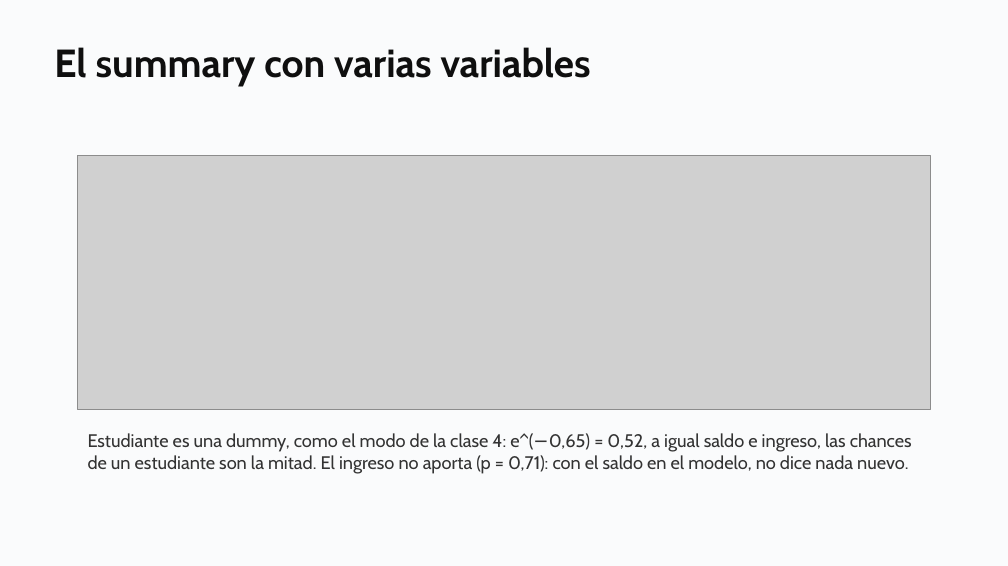
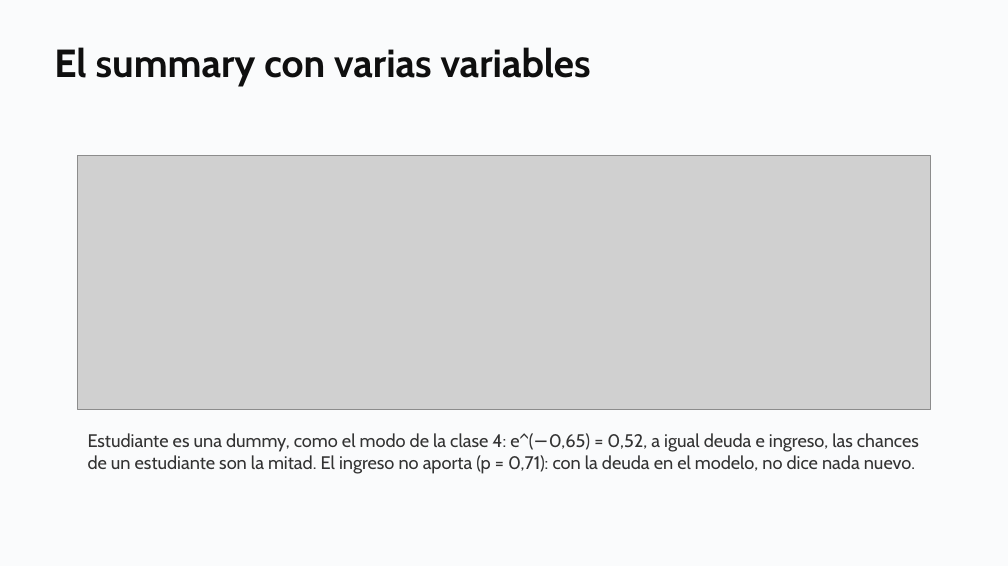
Before and after one commit to daniopitz/diplomado-cdd, a slide deck: slide 20 of presentaciones/clase06_regresion_logistica.pptx. Drawn at 1008x566 pixels with LibreOffice and Linux fonts; fonts in the diff are those of the drawing; grey boxes stand for pictures. Boxes give left, top, right and bottom in pixels: in the first picture for what was removed or moved away, otherwise in the second. Text is boxed around its words. In the diff, an @@ line names an element or a change of style, - is before the commit and + after.

```diff
--- a/presentaciones/clase06_regresion_logistica.pptx
+++ b/presentaciones/clase06_regresion_logistica.pptx
@@ text at (x1=88, y1=433, x2=919, y2=474): text changed @@
-Estudiante es una dummy, como el modo de la clase 4: e^(−0,65) = 0,52, a igual saldo e ingreso, las chances de un estudiante son la mitad. El ingreso no aporta (p = 0,71): con el saldo en el modelo, no dice nada nuevo.
+Estudiante es una dummy, como el modo de la clase 4: e^(−0,65) = 0,52, a igual deuda e ingreso, las chances de un estudiante son la mitad. El ingreso no aporta (p = 0,71): con la deuda en el modelo, no dice nada nuevo.
```
Also in this commit, not shown: 7 other slides changed, 6 other files.
